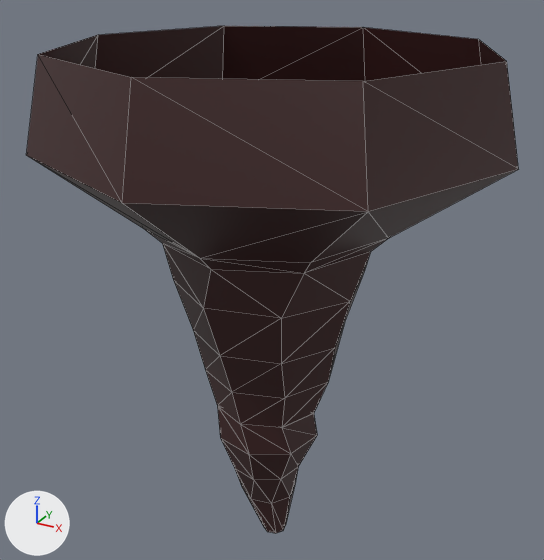
The glTF model graphics/level/stalagtite.glb, before and after one commit.
Before and after are seen from a 50 mm lens placed at (27.1, -48.9, 34.6), pointed at (0.0, 0.3, 10.0). Lighting does not change. The marker at lower left points along +X, +Y and +Z. Mesh edges are drawn as thin lines. Vertices at the same position are counted once.

In view in the first picture: 'Body', 'Head'.
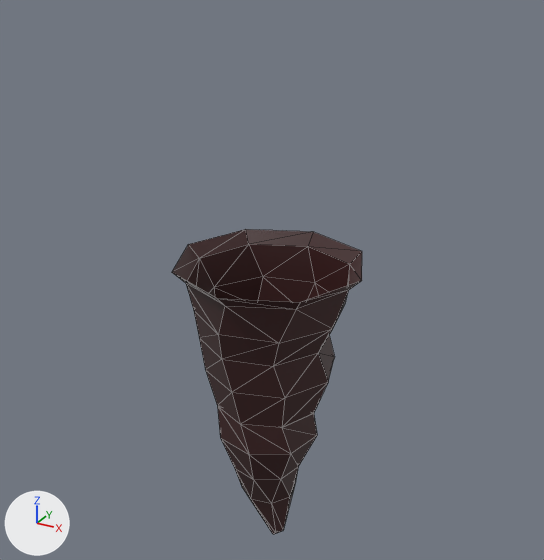
Commit message: improve stalagtites

Where the change shows, as pixel boxes (x1, y1, x2, y2) in the pictures (544 x 560 px):
'Body', reshaped (61% narrower, 50% shorter): before (26, 26, 518, 428); after (172, 229, 362, 428)
part 1 of me_circle_001, cut back: before (26, 26, 518, 398); after (172, 229, 362, 398)

The change, as a list of edits to the scene's bpy script:
```text
Change me_circle_001:
    used by ob_body; location = (0.0, 0.0, 0.0)
    remove me_circle_001.from_pydata(...)  # 64 vertices, 118 faces; spans x -16.3..18.4, y -18.5..16.2, z -1.5..28.5
    add me_circle_001.from_pydata(...)  # 48 vertices, 86 faces; spans x -7.9..7.9, y -7.9..7.9, z -1.5..11.8
    me_circle_001 part 1
    20 vertices are removed from x -16.3..18.4, y -18.5..16.2, z 15.5..28.5
    55 faces are deleted
    28 vertices move from x -9.8..8.5, y -8.5..8.5, z 6.0..15.5 to x -6.8..6.8, y -6.8..6.8, z 5.1..11.8
    4 vertices are added at (7.9, 0.0, 11.8), (0.0, -7.9, 11.8), (-7.9, 0.0, 11.8), (0.0, 7.9, 11.8)
    23 new faces join them
```
